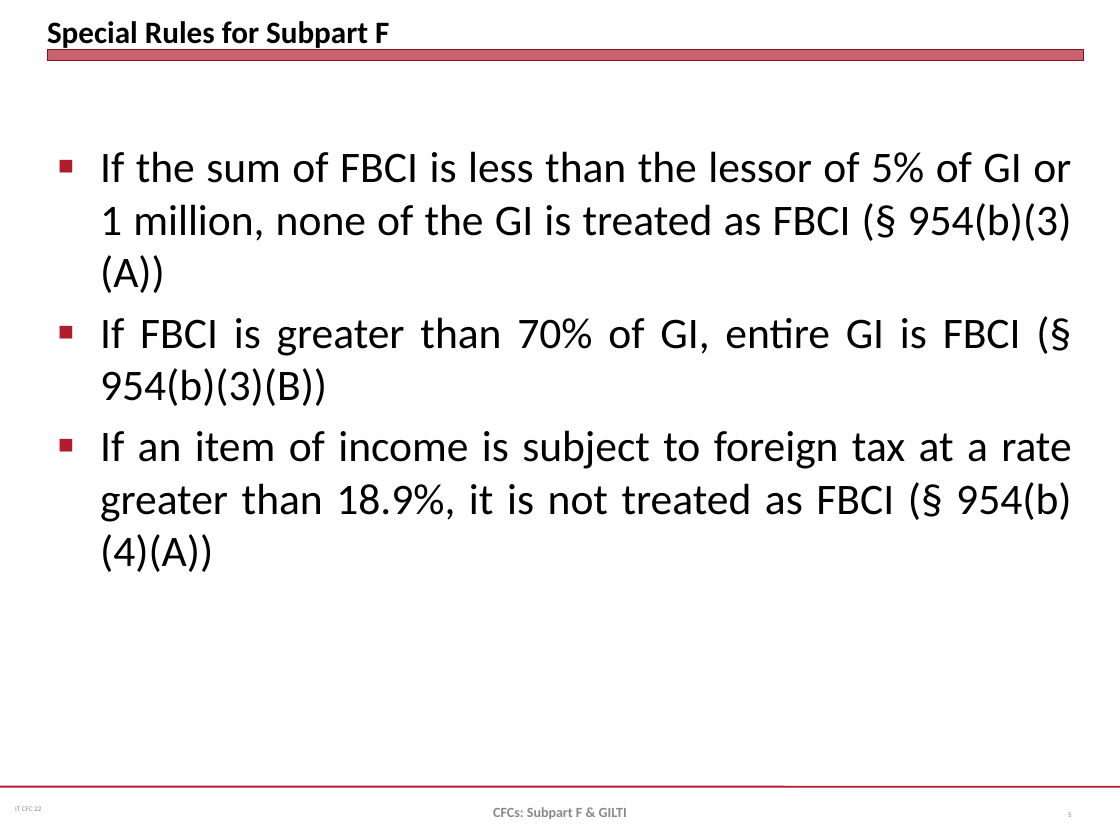
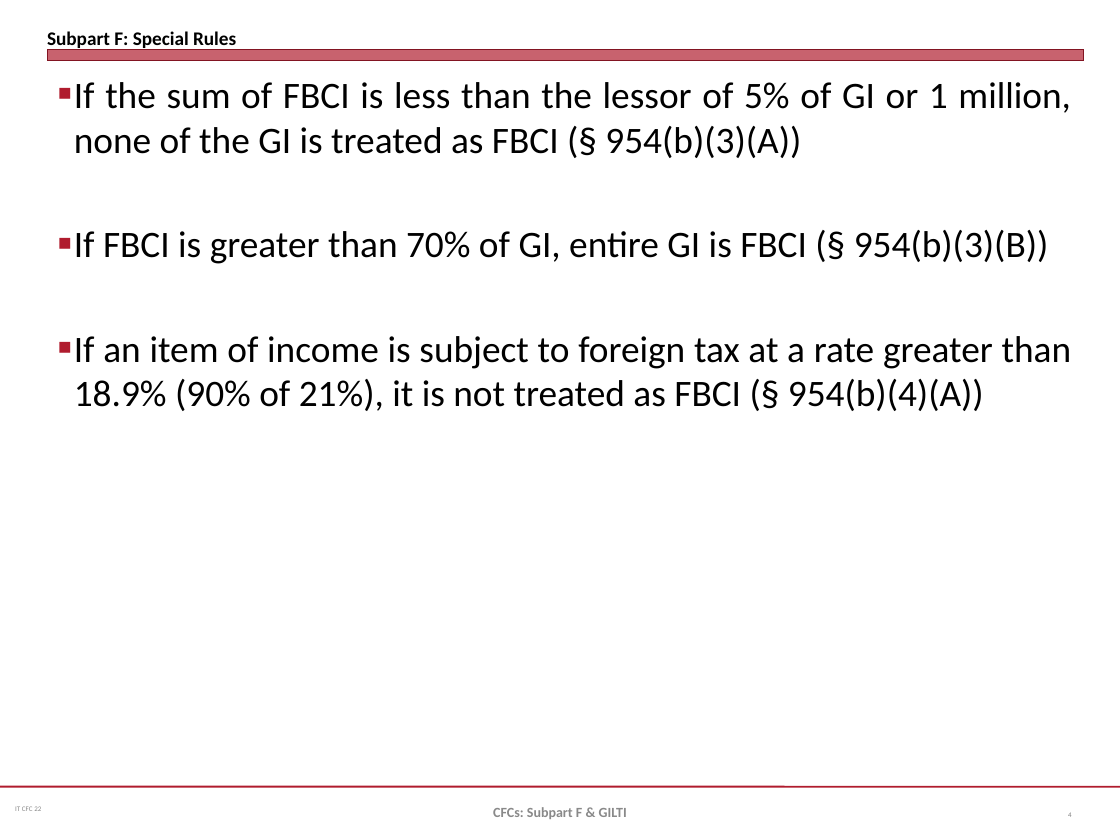
Before and after one commit to jmc877/International-Tax, a slide deck: slide 4 of slides/IT_CFC_22_1.pptx (slide 5 before the commit). Drawn at 1120x840 pixels with LibreOffice and Linux fonts; fonts in the diff are those of the drawing. Boxes give left, top, right and bottom in pixels: in the first picture for what was removed or moved away, otherwise in the second. Text is boxed around its words. In the diff, an @@ line names an element or a change of style, - is before the commit and + after.

```diff
--- a/slides/IT_CFC_22_1.pptx
+++ b/slides/IT_CFC_22_1.pptx
@@ title at bbox=[47, 31, 236, 52]: text changed; size 20 to 12.4 pt @@
-Special Rules for Subpart F
+Subpart F: Special Rules
@@ text at bbox=[74, 82, 1071, 264]: size 28 to 24 pt in "If the sum of FBCI is less ...", "If FBCI is greater than 70% of ..."; indent changed @@
@@ text at bbox=[74, 336, 1072, 411]: text changed; size 28 to 24 pt @@
-■ If an item of income is subject to foreign tax at a rate greater than 18.9%, it is not treated as FBCI (§ 954(b)(4)(A))
+■ If an item of income is subject to foreign tax at a rate greater than 18.9% (90% of 21%), it is not treated as FBCI (§ 954(b)(4)(A))
```
Also in this commit, not shown: 16 other slides changed, 7 slides added, 2 slides removed, 2 other files.
